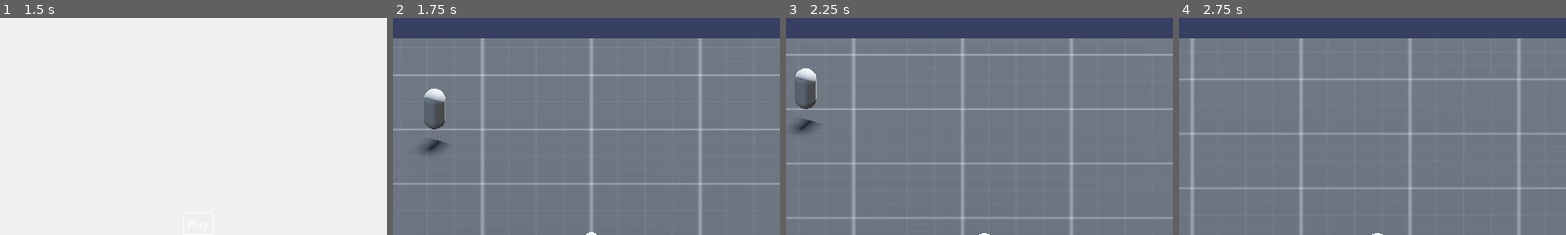
Above: before the commit, frames 1-4 (left to right).
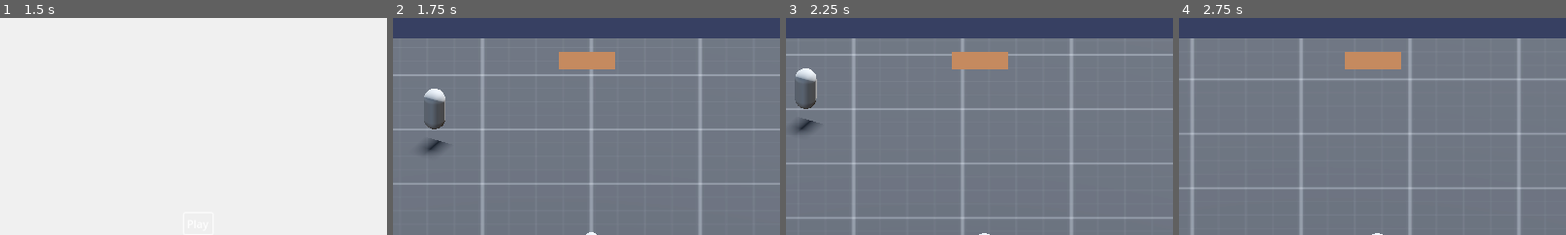
Above: after the commit, the same moments.

Repository: SleepyMush/3d_protoypeMain
Game: Godot game, scene res://UI/menu.tscn
The game is run twice, just before and just after one commit, with the same random seed, the same clock (stepped at 60 frames per second) and the same inputs.
Inputs (mouse positions are % of the whole screen's width and height, from its top left):
- Up to frame 1 (1.5 s): click "Play" at 0.5 s; click "Play" at 1.25 s
- Up to frame 2 (1.75 s): no input
- Up to frame 3 (2.25 s): move the mouse to (72, 45) at 2.02 s; hold D (Right) from 2.03 s (still down); hold Shift (sprint) from 2.03 s (still down)
- Up to frame 4 (2.75 s): keep holding D (Right); keep holding Shift (sprint); tap Space (Jump) at 2.27 s; click (72, 45) at 2.3 s
The pictures show only the part of the screen within x 24-74%, y 0-50%; the shares and areas given below are measured in that part.

Frame 1 is identical in both runs. In frame 2, 1.2% of the frame differs, in the area x 42-58%, y 15-24%; in frame 3, 1.2%; in frame 4, 1.2%.

Commit message:
Implementing Health
Connected the signals from the health node to the player and enemy; I'll go through the script one more time to figure out what to update

Diff:
--- a/Enemies/Enemy.tscn
+++ b/Enemies/Enemy.tscn
@@ -12,6 +12,8 @@
 
 [sub_resource type="CylinderShape3D" id="CylinderShape3D_4isyn"]
 radius = 10.0
+
+[sub_resource type="CapsuleShape3D" id="CapsuleShape3D_4isyn"]
 
 [node name="Enemy_Enity" type="CharacterBody3D"]
 script = ExtResource("1_3ldnb")
@@ -32,7 +34,7 @@
 shape = SubResource("SphereShape3D_vrk7m")
 
 [node name="Health" parent="." instance=ExtResource("2_elklj")]
-max_health = 50.0
+max_health = 100.0
 
 [node name="NavigationAgent3D" type="NavigationAgent3D" parent="."]
 path_height_offset = 0.1
@@ -48,6 +50,12 @@
 [node name="Timer" type="Timer" parent="."]
 autostart = true
 
+[node name="Hitbox" type="Area3D" parent="."]
+
+[node name="CollisionShape3D" type="CollisionShape3D" parent="Hitbox"]
+transform = Transform3D(1, 0, 0, 0, 1, 0, 0, 0, 1, 0, 1, 0)
+shape = SubResource("CapsuleShape3D_4isyn")
+
 [connection signal="body_entered" from="Area3D" to="." method="_Area_Entered"]
 [connection signal="body_exited" from="Area3D" to="." method="_Area_Exited"]
 [connection signal="navigation_finished" from="NavigationAgent3D" to="." method="_on_navigation_agent_3d_navigation_finished"]
--- a/Player/Player_Scene.tscn
+++ b/Player/Player_Scene.tscn
@@ -14,6 +14,14 @@
 
 [sub_resource type="StyleBoxFlat" id="StyleBoxFlat_na0fr"]
 bg_color = Color(0.275538, 0.376659, 0.717102, 1)
+
+[sub_resource type="StyleBoxFlat" id="StyleBoxFlat_tk4hk"]
+bg_color = Color(0.157681, 0.685893, 0.646562, 1)
+
+[sub_resource type="StyleBoxFlat" id="StyleBoxFlat_k1ndp"]
+bg_color = Color(0.773986, 0.54118, 0.374546, 1)
+
+[sub_resource type="CapsuleShape3D" id="CapsuleShape3D_0ciqf"]
 
 [node name="Player" type="CharacterBody3D"]
 collision_layer = 3
@@ -46,10 +54,40 @@
 value = 60.0
 show_percentage = false
 
+[node name="Health_Bar" type="ProgressBar" parent="OverLay"]
+anchors_preset = 5
+anchor_left = 0.5
+anchor_right = 0.5
+offset_left = -49.0
+offset_top = 50.0
+offset_right = 35.0
+offset_bottom = 77.0
+grow_horizontal = 2
+theme_override_styles/background = SubResource("StyleBoxFlat_tk4hk")
+theme_override_styles/fill = SubResource("StyleBoxFlat_k1ndp")
+value = 60.0
+show_percentage = false
+
 [node name="Timer" type="Timer" parent="."]
 wait_time = 2.0
 autostart = true
 
 [node name="Waypoint_holder" type="Node" parent="."]
 
+[node name="Hitbox" type="Area3D" parent="."]
+
+[node name="CollisionShape3D" type="CollisionShape3D" parent="Hitbox"]
+transform = Transform3D(1, 0, 0, 0, 1, 0, 0, 0, 1, 0, 1, 0)
+shape = SubResource("CapsuleShape3D_0ciqf")
+
+[node name="Node3D" type="Node3D" parent="."]
+transform = Transform3D(1, 0, 0, 0, -4.37114e-08, -1, 0, 1, -4.37114e-08, 0, 1, 0)
+
+[node name="RayCast3D" type="RayCast3D" parent="Node3D"]
+target_position = Vector3(0, -15, 0)
+collision_mask = 5
+collide_with_areas = true
+
+[connection signal="died" from="Health" to="." method="_on_health_died"]
+[connection signal="health_changed" from="Health" to="." method="_on_health_health_changed"]
 [connection signal="timeout" from="Timer" to="." method="_on_timer_timeout"]
--- a/Script/enemy.gd
+++ b/Script/enemy.gd
@@ -18,6 +18,9 @@
 enum ENEMY_STATE {IDLE, WANDER, CHASE, ENRAGE, DEAD}
 var current_state : ENEMY_STATE = ENEMY_STATE.IDLE
 
+@onready var health_node: Health_Node = $Health
+var damage: float = 10.0
+signal got_hit(damage_taken : float)
 
 func _ready() -> void:
 	navigation_agent.target_desired_distance = range* 0.25
@@ -37,15 +40,20 @@
 			velocity = (global_position.direction_to(next_location)).limit_length(global_position.distance_to(next_location))  * current_speed
 		ENEMY_STATE.ENRAGE :
 			target_look()
+			player.hit(damage)
 		ENEMY_STATE.CHASE:
 			velocity = (global_position.direction_to(next_location)).limit_length(global_position.distance_to(next_location))  * current_speed
 
 			path = [player.global_position]
 
+			target_look()
+
 			if player.global_position.distance_to(global_position) >= range:
 				current_state = ENEMY_STATE.WANDER
 		ENEMY_STATE.DEAD :
 			velocity = Vector3.ZERO
+			if health_node.health == 0:
+				queue_free()
 
 	move_and_slide()
 
@@ -89,3 +97,12 @@
 	if not path.is_empty():
 		navigation_agent.target_position = path.get(0)
 	print("Ping! %s" % [path])
+
+func hit(value: float) -> void:
+	health_node.take_damage(value)
+	print("Enemy_damage ", value)
+
+	emit_signal("got_hit", value)
+
+	if health_node.health <= 0:
+		current_state = ENEMY_STATE.DEAD
--- a/Script/player_Script.gd
+++ b/Script/player_Script.gd
@@ -21,13 +21,28 @@
 @onready var waypoint_holder: Node = $Waypoint_holder
 
 @onready var progress_bar: ProgressBar = $OverLay/ProgressBar
-#@onready var timer: Timer = $Timer
+
+@onready var health_node: Health_Node = $Health
+@onready var health_bar: ProgressBar = $OverLay/Health_Bar
+signal got_hit(damage_taken : float)
+
+var collider
+@onready var ray_cast: RayCast3D = $Node3D/RayCast3D
 
 func _ready() -> void:
+	health_bar.value = health_node.health
 	progress_bar.max_value = sprint_time
 
 func _process(delta: float) -> void:
 	progress_bar.value = sprint_time_remain
+
+func _input(event: InputEvent) -> void:
+	if event.is_action_pressed("Fire"):
+		if ray_cast.is_colliding():
+			collider = ray_cast.get_collider()
+			print(collider)
+			if collider.get_parent() is EnemyBase:
+				collider.get_parent().hit(10)
 
 func _physics_process(delta: float) -> void:
 		# Add the gravity.
@@ -47,7 +62,6 @@
 			sprint_time_remain -= delta
 	if velocity.is_zero_approx():
 			sprint_time_remain = clamp(sprint_time_remain + delta / 2.0, 0, sprint_time)
-
 
 
 	var input_dir := Input.get_vector("Left", "Right", "Forward", "Backward")
@@ -76,9 +90,20 @@
 		look_at(newlookatpos)
 		orthonormalize()
 
-#remap(sprint_time_remain, 0, sprint_time, 0, 2)
 
 func _on_timer_timeout() -> void:
 	var w = Waypoint.instantiate()
 	waypoint_holder.add_child(w)
 	w.position = position
+
+func hit(value: float) -> void:
+	health_node.take_damage(value)
+	print("Player ", value)
+	emit_signal("got_hit", value)
+
+func _on_health_died() -> void:
+	pass
+	#get_tree().paused = true
+
+func _on_health_health_changed(health: float) -> void:
+	health_bar.value = health
--- a/project.godot
+++ b/project.godot
@@ -63,6 +63,11 @@
 "events": [Object(InputEventKey,"resource_local_to_scene":false,"resource_name":"","device":-1,"window_id":0,"alt_press …(195 unchanged characters)…
 ]
 }
+Fire={
+"deadzone": 0.2,
+"events": [Object(InputEventMouseButton,"resource_local_to_scene":false,"resource_name":"","device":-1,"window_id":0,"alt_pressed":false,"shift_pressed":false,"ctrl_pressed":false,"meta_pressed":false,"button_mask":1,"position":Vector2(267, 18),"global_position":Vector2(276, 66),"factor":1.0,"button_index":1,"canceled":false,"pressed":true,"double_click":false,"script":null)
+]
+}
 
 [layer_names]
 
Not shown: 1 places in Enemies/Enemy.tscn that only renumber resources
Not shown: 1 places in Player/Player_Scene.tscn that only renumber resources
